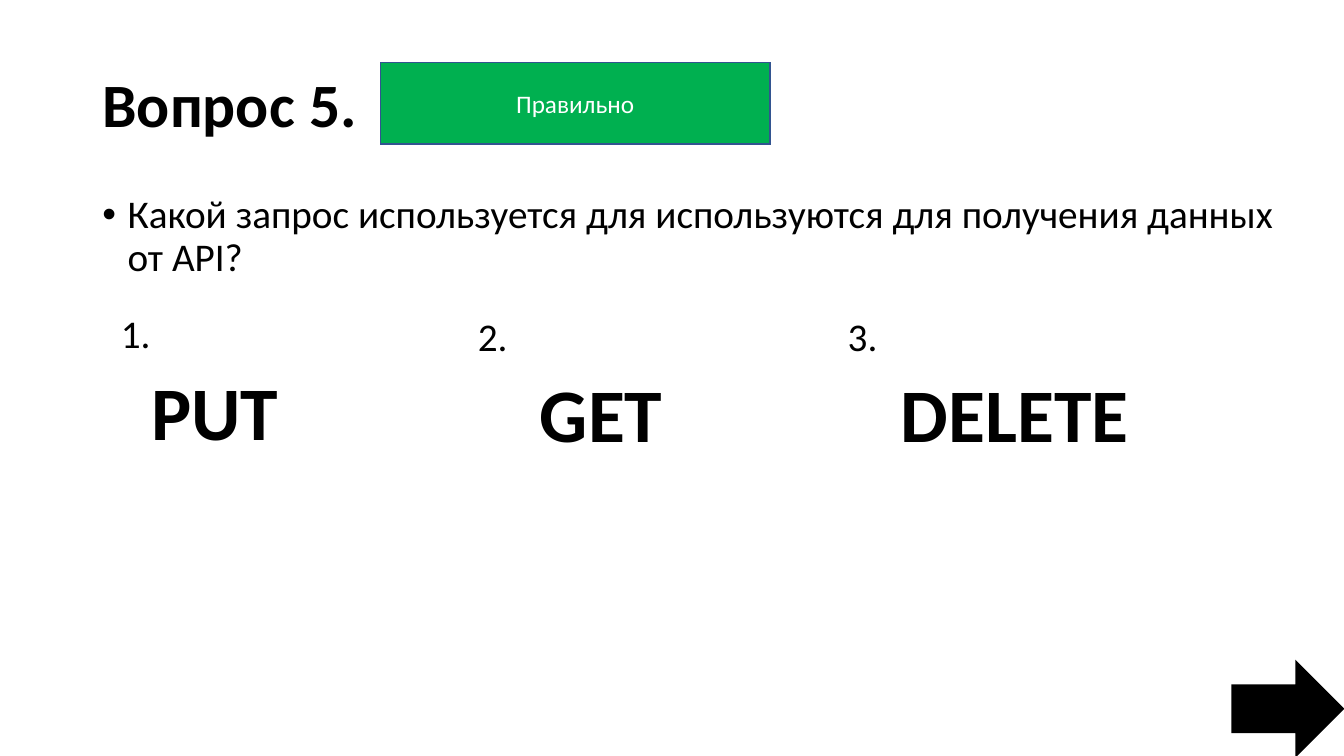
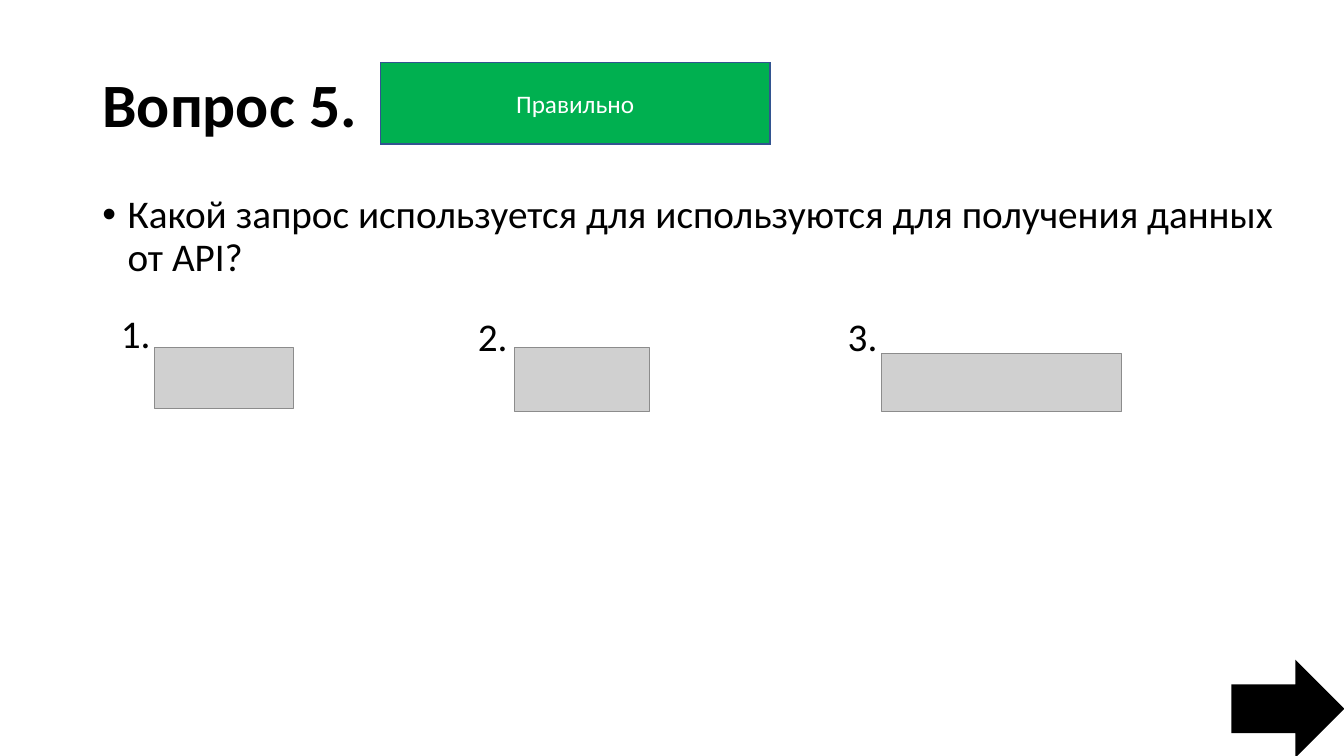
Before and after one commit to StepaN132/Game, a slide deck: slide 17 of Интерактивная игра.pptx (slide 15 before the commit). Drawn at 1344x756 pixels with LibreOffice and Linux fonts; fonts in the diff are those of the drawing; grey boxes stand for pictures. Boxes give left, top, right and bottom in pixels: in the first picture for what was removed or moved away, otherwise in the second. Text is boxed around its words. In the diff, an @@ line names an element or a change of style, - is before the commit and + after.

```diff
--- a/Интерактивная игра.pptx
+++ b/Интерактивная игра.pptx
@@ picture added at (155,348,294,408) @@
@@ picture added at (515,348,649,412) @@
@@ picture added at (882,354,1122,411) @@
@@ text removed at (151,391,278,441) @@
-PUT
@@ text removed at (540,392,662,443) @@
-GET
@@ text removed at (901,393,1128,442) @@
-DELETE
```
Also in this commit, not shown: 4 other slides changed, 2 slides added.
